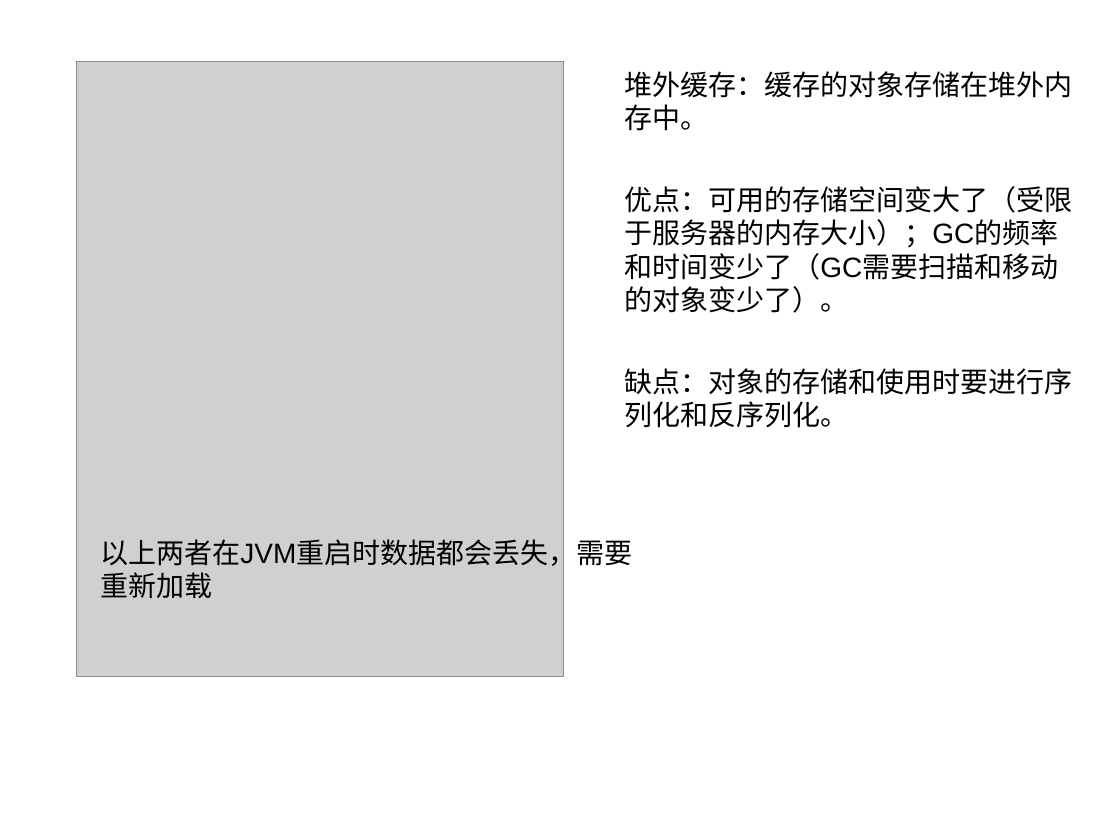
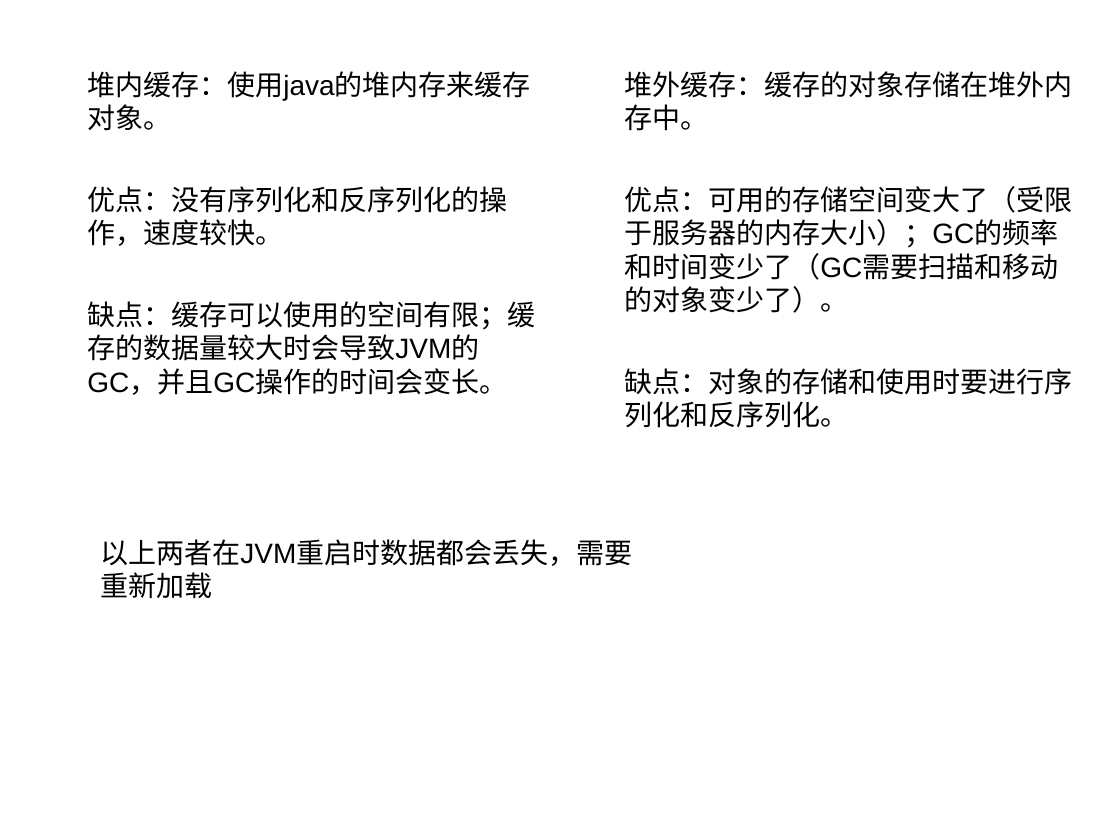
Before and after one commit to track-123/cache, a slide deck: slide 2 of 堆内缓存.ppt. Drawn at 1120x840 pixels with LibreOffice and Linux fonts; fonts in the diff are those of the drawing; grey boxes stand for pictures. Boxes give left, top, right and bottom in pixels: in the first picture for what was removed or moved away, otherwise in the second. Text is boxed around its words. In the diff, an @@ line names an element or a change of style, - is before the commit and + after.

```diff
--- a/堆内缓存.ppt
+++ b/堆内缓存.ppt
@@ picture removed at bbox=[76, 62, 563, 676] @@
@@ text added at bbox=[87, 71, 535, 395], 18 pt, text #000000 @@
+堆内缓存：使用java的堆内存来缓存对象。
+优点：没有序列化和反序列化的操作，速度较快。
+缺点：缓存可以使用的空间有限；缓存的数据量较大时会导致JVM的GC，并且GC操作的时间会变长。
```
Also in this commit, not shown: 5 other slides changed, 5 slides added, 1 slide removed.
